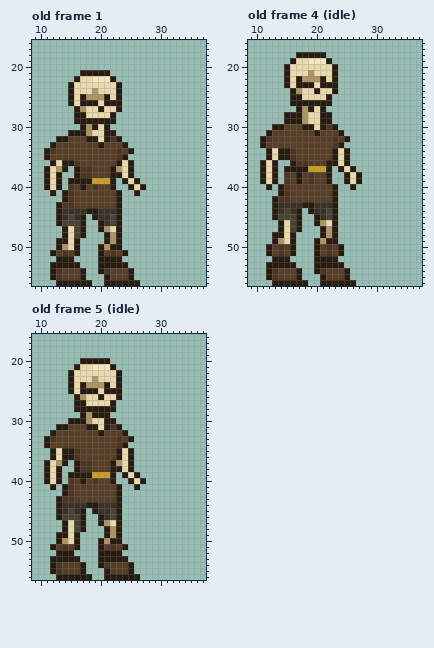
Pixel-art file: game/assets/sprites/monster/skeleton.aseprite. The first picture shows the starting point.
40x57 pixels, 5 frames. Shown: old frame 1: x 9..37, y 16..56; old frame 4 (idle): x 9..37, y 16..56; old frame 5 (idle): x 9..37, y 16..56. The commit also changed other frames, which this record leaves out.
New version:
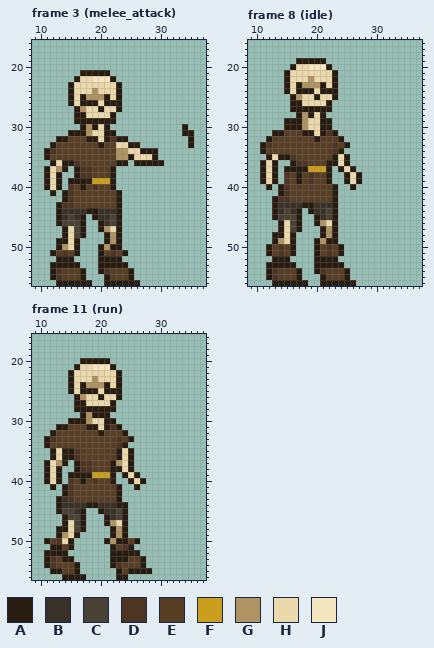
Palette (. is transparent): A #281c11  B #3a3228  C #4a4235  D #4d3423  E #593e26  F #ca9e1f  G #b09363  H #ebd9ac  J #f4e7bf
A new or re-ordered frame is compared with the old frame closest to it.
Change:
frames 5 -> 14
--- frame 3 (melee_attack) is new; against old frame 1
@@ x 21..37 @@
 29 AA...............
-30 A................
-31 AA...............
-32 ADA..............
-33 EEEA.............
-34 EEDEA............
-35 EEDA.............
-36 EEAHA............
-37 EAGHA............
-38 EAAHA............
-39 FA.AHA...........
-40 EA..AHA..........
-41 EEA..A...........
+30 A............A...
+31 AA...........AA..
+32 ADAA..........A..
+33 EEHHAA........A..
+34 EEGGHHAAA........
+35 EEGGAHHHA........
+36 EEAA.AAAAA.......
+37 EA...............
+38 EA...............
+39 FA...............
+40 EA...............
+41 EEA..............
 42 EEA..............
--- frame 8 (idle) against old frame 4 (idle)
@@ x 9..27 @@
 17 ...................
-18 ........AAAAA......
-19 .......AHHJJJA.....
-20 ......AHHHHHHHA....
-21 ......AHHHGHHHA....
-22 ......AHAGGGAHA....
-23 ......AHAAAHAAA....
-24 .......AGHHAHHA....
-25 .......AAHHHHA.....
-26 .......AAAAAAA.....
-27 ........AGAHA......
-28 ......AAAGHHAA.....
+18 ...................
+19 ........AAAAA......
+20 .......AHHJJJA.....
+21 ......AHHHHHHHA....
+22 ......AHHHGHHHA....
+23 ......AHAGGGAHA....
+24 ......AHAAAHAAA....
+25 .......AGHHAHHA....
+26 .......AAHHHHA.....
+27 .......AAAAAAA.....
+28 ........AGAHA......
 29 ......AAAGHHAA.....
-30 ....AAEEEAAHADA....
-31 ...AEEEEEEEAEEEA...
-32 ..ADEEEEEEEEEEDEA..
-33 ..AEEEEEEEEEEEDA...
-34 ...AHAADEEEEEEAHA..
+30 ......AAAGHHAA.....
+31 ....AAEEEAAHADA....
+32 ...AEEEEEEEAEEEA...
+33 ..ADEEEEEEEEEEDEA..
+34 ..AEEEEEEEEEEEDA...
 35 ...AHAADEEEEEEAHA..
--- frame 11 (run) is new; against old frame 5 (idle)
@@ x 9..37 @@
 42 .....ADEEEEEEEA..............
-43 ....ADDEEEEEEEA..............
-44 ....ABBBBAABBBA..............
-45 ....ABCBA.ABBCA..............
-46 ....ACCCA..ABCA..............
-47 .....AHCA..AGHA..............
-48 .....AHCA...AGA..............
-49 ....AAHA....AGA..............
-50 ....AGHA...AGAA..............
-51 ...AEDEA...AEDEA.............
-52 ....AAA....AAAA..............
-53 ...AAAAA...AAAAA.............
-54 ...ADEEEA..ADEEEA............
-55 ...ADEEEA...AEEEA............
-56 ....AAAAAA..AAAAAA...........
+43 ....ABDEEEEEEEA..............
+44 ....ABBBBAABBBAA.............
+45 ....ACCBA..ABBCA.............
+46 .....ACCA...ABCA.............
+47 .....AHCA...AGHA.............
+48 ....AAHCA....AGA.............
+49 ....AGHA.....AGA.............
+50 ..AEDHA.....AGAAEA...........
+51 ...AAEA......AEDA............
+52 ..AAAA.......AAAAA...........
+53 ..ADEAA......AAAEEA..........
+54 ..ADEEEA.....ADEEEA..........
+55 ...AAEEA......AEAAAA.........
+56 .....AAAA.....AA.............
